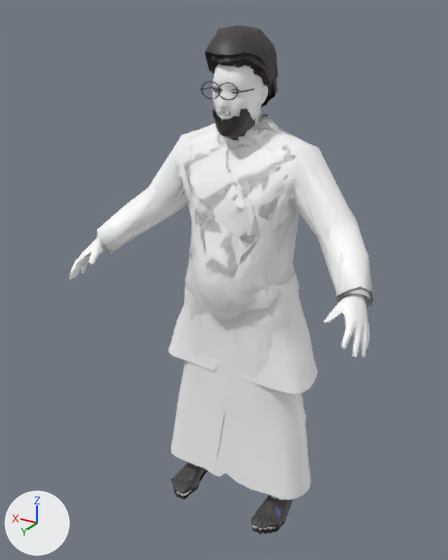
The glTF model assets/humans/m_heavy.glb as it was, and as the next commit left it.
The view is the same before and after, from a 50 mm lens placed at (-0.972, 1.767, 1.764), pointed at (0.038, 0.084, 0.923). The axes (+X, +Y, +Z) are drawn at lower left. The lights are the same throughout. The picture after the commit comes second.

Before the edit, the objects in view are built like this:
```python
me_l1_lungi = bpy.data.meshes.new('L1_lungi')
me_l1_lungi.from_pydata(...)  # 688 vertices, 1311 faces; spans x -0.298..0.293, y -0.122..0.198, z 0.118..1.014
me_l1_lungi.materials.append(mat_defaultmaterial_018)
me_l2_shoes = bpy.data.meshes.new('L2_shoes')
me_l2_shoes.from_pydata(...)  # 153 vertices, 247 faces; spans x -0.245..0.244, y -0.058..0.206, z -0.007..0.071
me_l2_shoes.materials.append(mat_defaultmaterial_046)
me_l2_skin_a = bpy.data.meshes.new('L2_skin_a')
me_l2_skin_a.from_pydata(...)  # 602 vertices, 1029 faces; spans x -0.54..0.54, y -0.057..0.352, z 0.896..1.681
me_l2_skin_a.materials.append(mat_defaultmaterial_034)
ob_l1_lungi = bpy.data.objects.new('L1_lungi', me_l1_lungi)
ob_l1_lungi.location = (0.0, 0.0, 0.0)
ob_l2_shoes = bpy.data.objects.new('L2_shoes', me_l2_shoes)
ob_l2_shoes.location = (0.0, 0.0, 0.0)
ob_l2_skin_a = bpy.data.objects.new('L2_skin_a', me_l2_skin_a)
ob_l2_skin_a.location = (0.0, 0.0, 0.0)
# also in view: 'L2_lungi' at (0.0, 0.037, 0.564); 'L1_shoes' at (0.0, 0.075, 0.031); 'L1_hair_curly' at (0.001, 0.037, 1.593); 'L2_kurta_skirt' at (0.003, 0.027, 0.772); 'L1_kurta' at (0.005, 0.052, 1.122)
```
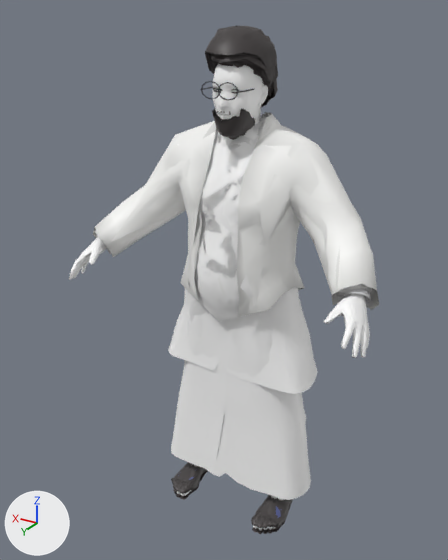
What changed in the scene script:
```text
Add me_l2_labcoat:
    me_l2_labcoat.from_pydata(...)  # 98 vertices, 152 faces; spans x -0.503..0.51, y -0.161..0.252, z 0.757..1.474
    me_l2_labcoat.materials.append(mat_defaultmaterial_049)
Add me_l1_labcoat:
    me_l1_labcoat.from_pydata(...)  # 350 vertices, 614 faces; spans x -0.526..0.534, y -0.162..0.253, z 0.757..1.477
    me_l1_labcoat.materials.append(mat_defaultmaterial_019)
Add ob_l2_labcoat:
    ob_l2_labcoat = bpy.data.objects.new('L2_labcoat', me_l2_labcoat)
    ob_l2_labcoat.location = (0.0, 0.0, 0.0)
Add ob_l1_labcoat:
    ob_l1_labcoat = bpy.data.objects.new('L1_labcoat', me_l1_labcoat)
    ob_l1_labcoat.location = (0.0, 0.0, 0.0)
```

Boxes (x1, y1, x2, y2) around the edits, measured in the pictures (448 x 560 px):
'L1_labcoat', added: after (93, 112, 379, 317)
'L2_labcoat', added: after (94, 113, 371, 309)
'L1_kurta', unchanged, covered by the edit: before (97, 126, 372, 321); after (98, 130, 372, 321)
'L2_kurta', unchanged, covered by the edit: before (114, 126, 368, 304); after (177, 135, 368, 304)
'L2_shirt_full', unchanged, covered by the edit: before (96, 115, 369, 299); after (102, 115, 369, 299)
'L2_shirt_out', unchanged, covered by the edit: before (169, 115, 319, 311); after (196, 115, 264, 302)
